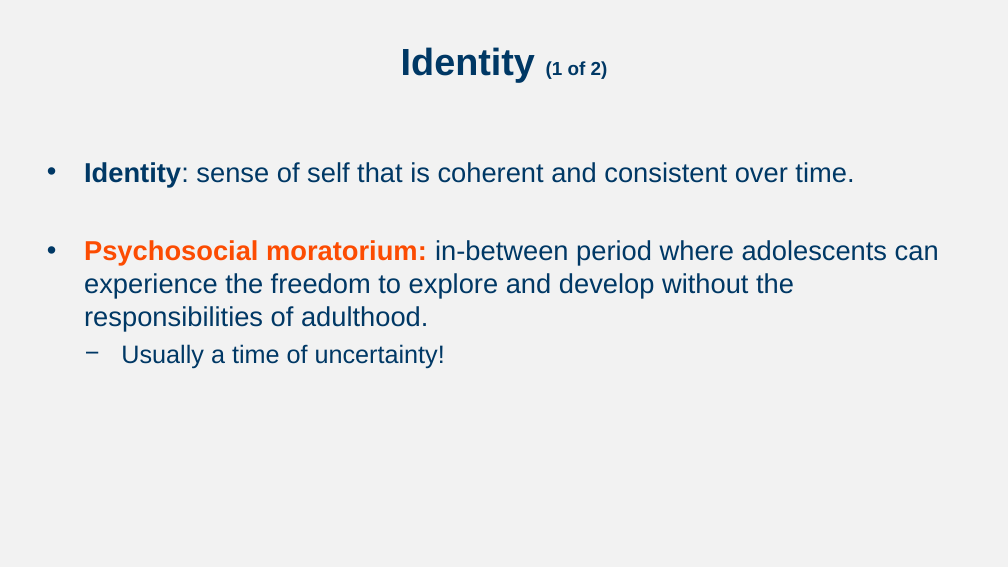
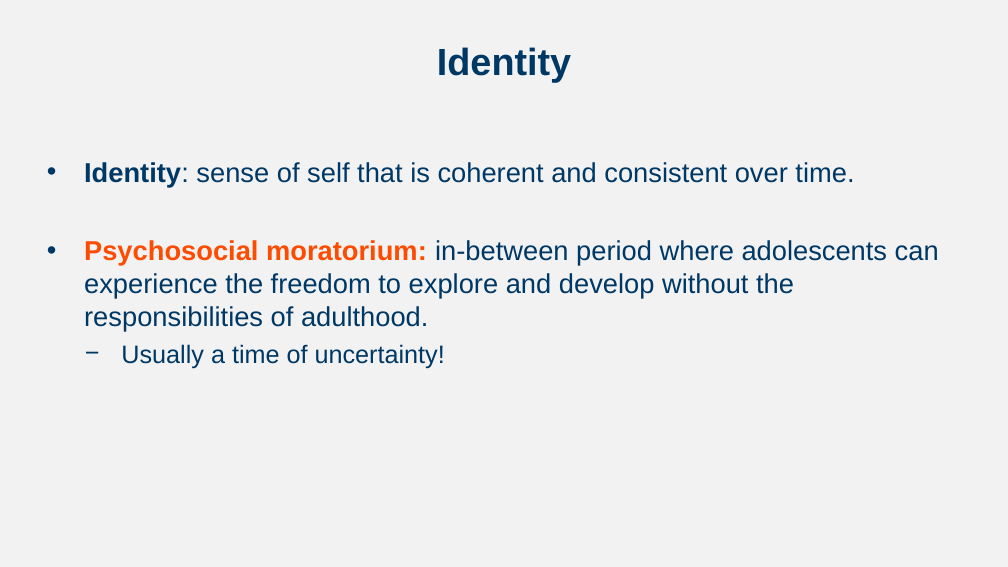
Before and after one commit to npm27/Teaching-Materials, a slide deck: slide 11 of Developmental Fall 23/Slides/Chapter 11.pptx. Drawn at 1008x567 pixels with LibreOffice and Linux fonts; fonts in the diff are those of the drawing. Boxes give left, top, right and bottom in pixels: in the first picture for what was removed or moved away, otherwise in the second. Text is boxed around its words. In the diff, an @@ line names an element or a change of style, - is before the commit and + after.

```diff
--- a/Developmental Fall 23/Slides/Chapter 11.pptx
+++ b/Developmental Fall 23/Slides/Chapter 11.pptx
@@ title at (x1=437, y1=47, x2=571, y2=82): text changed @@
-Identity (1 of 2)
+Identity
```
Also in this commit, not shown: 4 other slides changed, 2 slides added, 3 slides removed.
